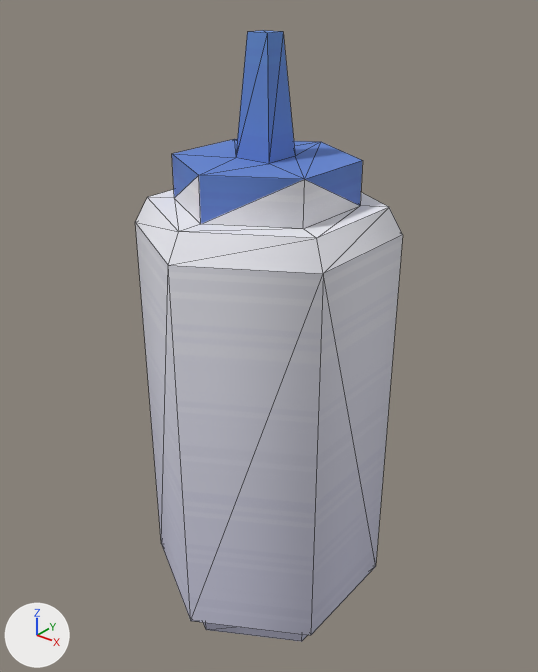
The glTF model Hazard_Bleach_Bathroom.glb as it was, and as the next commit left it.
The view is the same before and after, from a 50 mm camera at (0.278, -0.344, 0.421) aimed at (-0.001, 0.005, 0.205). The axes (+X, +Y, +Z) are drawn at lower left. The lights are the same throughout. The older version comes first. Mesh edges are drawn as thin lines. Vertices at exactly the same position are counted once.

Objects in the first picture: 'Hazard_Bleach_Bathroom'.
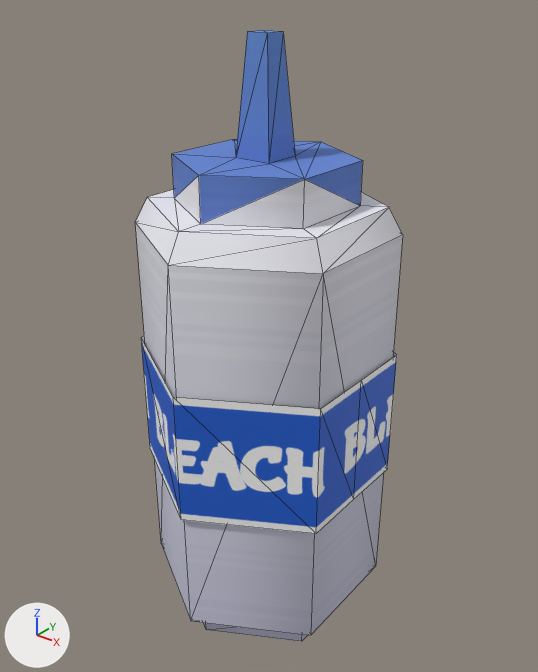
Boxes [x1, y1, x2, y2] around the edits, measured in the pictures (538 x 672 px):
part 1 of me_hazard_bleach_bathroom, added
    after: [141, 336, 397, 534]

What changed in the scene script:
```text
Add img_bleach_label:
    img_bleach_label = load_image('bleach_label', '_unpacked/bleach_label', 400, 216, 'sRGB')
Add mat_label:
    mat_label = principled_material('label')
    mat_label.texture = img_bleach_label
    mat_label.roughness = 0.6
Change me_hazard_bleach_bathroom:
    used by ob_hazard_bleach_bathroom; location = (0.0, 0.0, 0.0)
    remove me_hazard_bleach_bathroom.from_pydata(...)  # 50 vertices, 96 faces; spans x -0.072..0.072, y -0.083..0.083, z 0.0..0.393
    add me_hazard_bleach_bathroom.from_pydata(...)  # 66 vertices, 112 faces; spans x -0.074..0.074, y -0.086..0.086, z 0.0..0.393
    me_hazard_bleach_bathroom part 1: a new loose piece of 16 vertices spanning x -0.074..0.074, y -0.086..0.086, z 0.11..0.2, in mat_label (picture img_bleach_label)
    add me_hazard_bleach_bathroom.materials.append(mat_label)  # picture img_bleach_label
```
